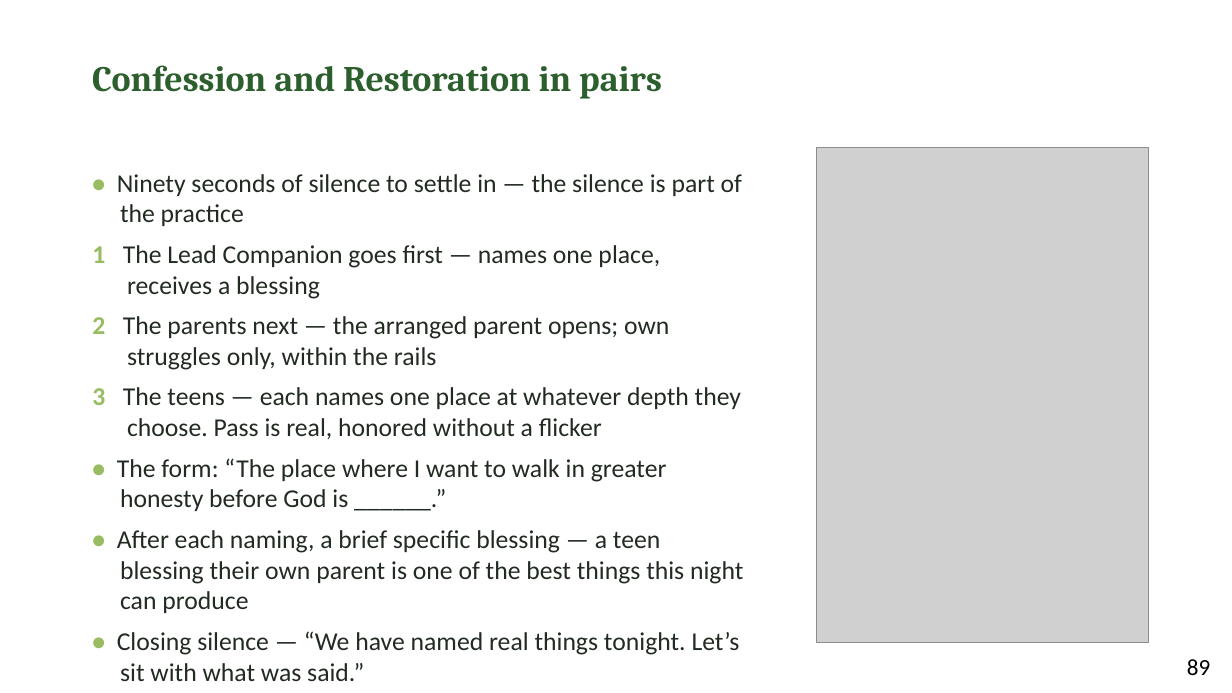
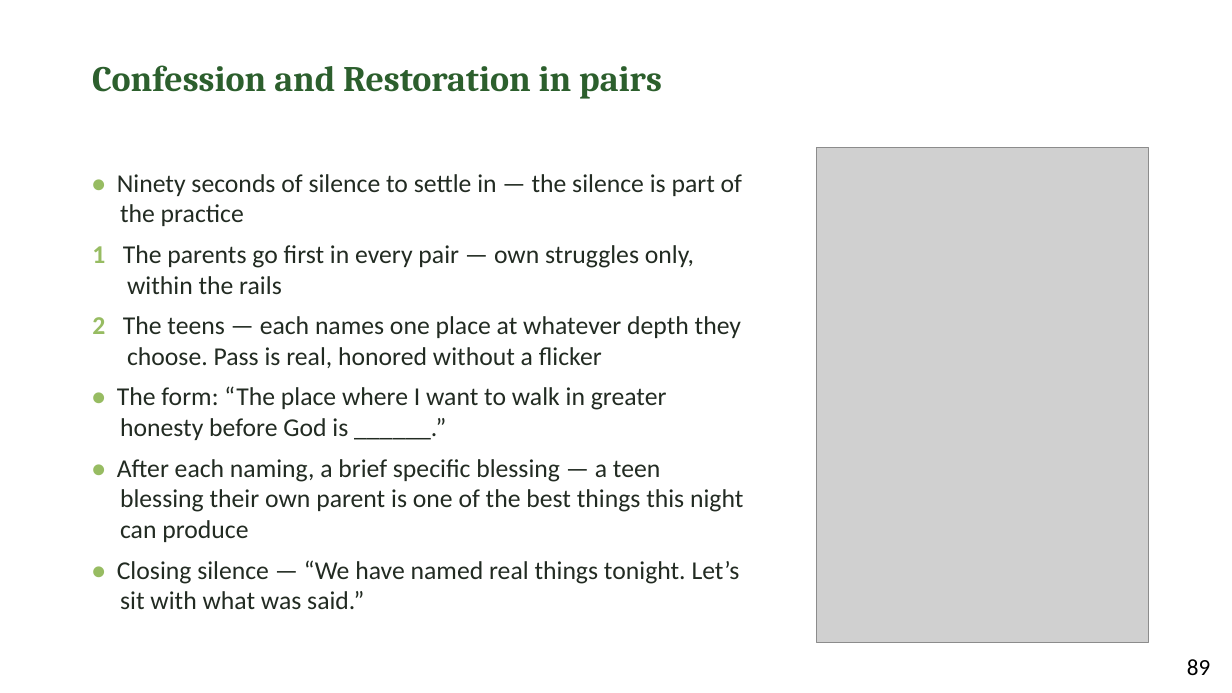
Before and after one commit to jgtittle-ministries/fellowship-of-the-heart-pilot-at-cca-dev, a slide deck: slide 10 of _implementation-notes/evening-series/FotH Evening Session 6 Slides DRAFT v1.pptx. Drawn at 1232x693 pixels with LibreOffice and Linux fonts; fonts in the diff are those of the drawing; grey boxes stand for pictures. Boxes give left, top, right and bottom in pixels: in the first picture for what was removed or moved away, otherwise in the second. Text is boxed around its words. In the diff, an @@ line names an element or a change of style, - is before the commit and + after.

```diff
--- a/_implementation-notes/evening-series/FotH Evening Session 6 Slides DRAFT v1.pptx
+++ b/_implementation-notes/evening-series/FotH Evening Session 6 Slides DRAFT v1.pptx
@@ text at [92, 245, 741, 368]: text changed @@
-1 The Lead Companion goes first — names one place, receives a blessing
-2 The parents next — the arranged parent opens; own struggles only, within the rails
-3 The teens — each names one place at whatever depth they choose. Pass is real, honored without a flicker
+1 The parents go first in every pair — own struggles only, within the rails
+2 The teens — each names one place at whatever depth they choose. Pass is real, honored without a flicker
```
Also in this commit, not shown: 5 other slides changed, 2 other files.
